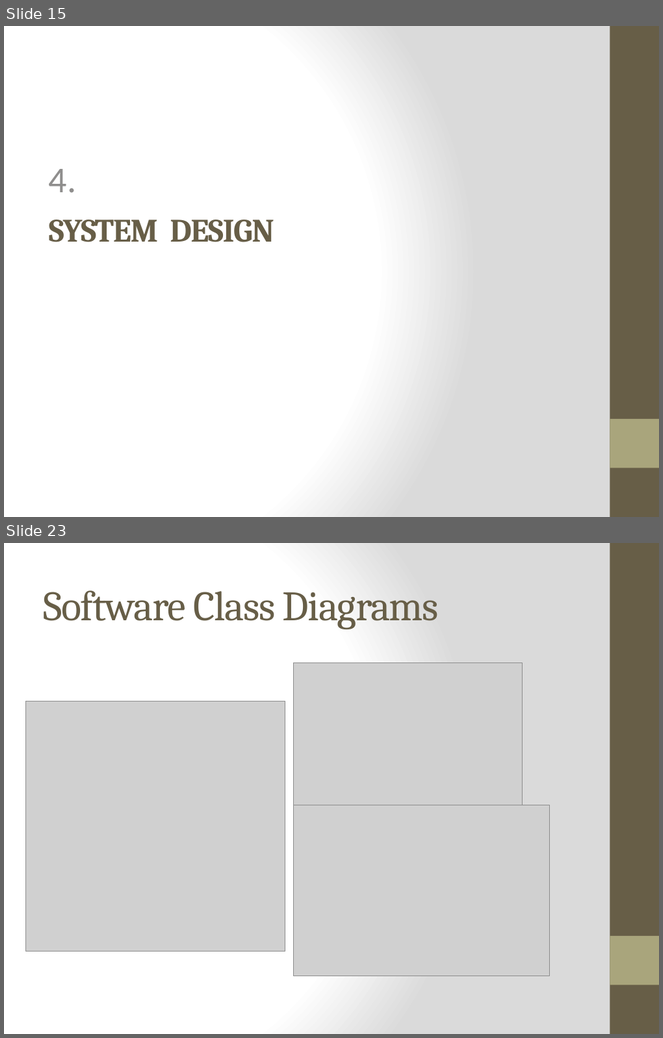
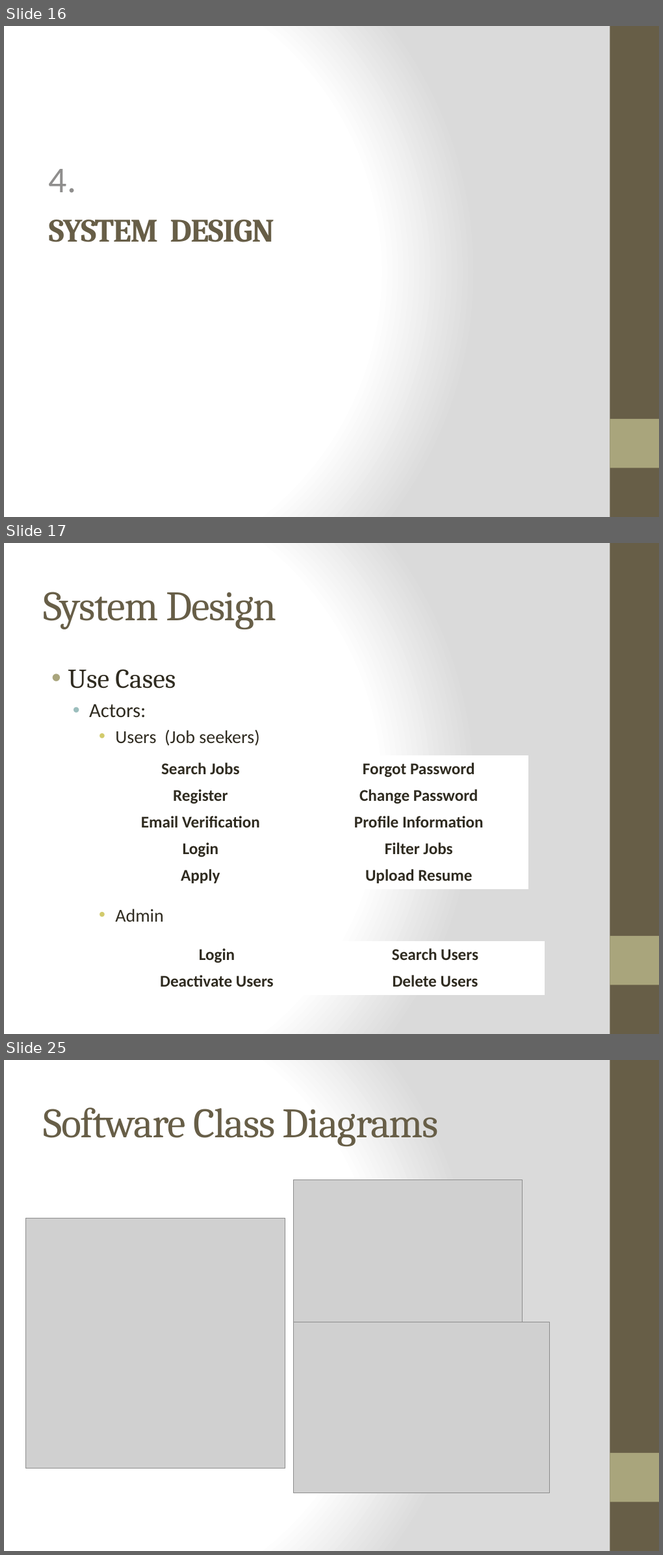
Before and after one commit to WesleyTrescott/MVC-Capstone, a slide deck: Design Specification/Design Specification.pptx. Shown one above the other, each under a label of ours: slides 15 and 23 before the commit, slides 16, 17 and 25 after it; the slides between them are not shown. The pictures are 663x1038 and 663x1555 pixels, drawn with LibreOffice and Linux fonts; fonts in the diff are those of the drawing; grey boxes stand for pictures. Boxes give left, top, right and bottom in pixels: in the first picture for what was removed or moved away, otherwise in the second. Text is boxed around its words. In the diff, an @@ line names an element or a change of style, - is before the commit and + after.

Commit message:
Updated design document & ppt
updated use cases, added use case diagram, updated ppt

```diff
--- a/Design Specification/Design Specification.pptx
+++ b/Design Specification/Design Specification.pptx
@@ slide 17 added at bbox=[4, 543, 659, 1034], background gradient #FFFFFF to #DADADA; not listed: 2 template elements that a slide beside it also shows @@
@@ title added at bbox=[43, 592, 276, 629], 46 pt, text #675E47 @@
+System Design
@@ text added at bbox=[68, 669, 259, 922], 20 pt, text #2F2B20 @@
+• Use Cases
+  • Actors:
+    • Users (Job seekers)
+    • Admin
@@ table added at bbox=[91, 756, 527, 889], 5 rows, 2 columns @@
+Search Jobs | Forgot Password
+Register | Change Password
+Email Verification | Profile Information
+Login | Filter Jobs
+Apply | Upload Resume
@@ table added at bbox=[107, 941, 544, 995], 2 rows, 2 columns @@
+Login | Search Users
+Deactivate Users | Delete Users
@@ what was slide 15 is now slide 16 @@
@@ what was slide 23 is now slide 25 @@
```
Also in this commit, not shown: 5 slides changed, 5 other slides added, 4 slides removed, 2 other files.
